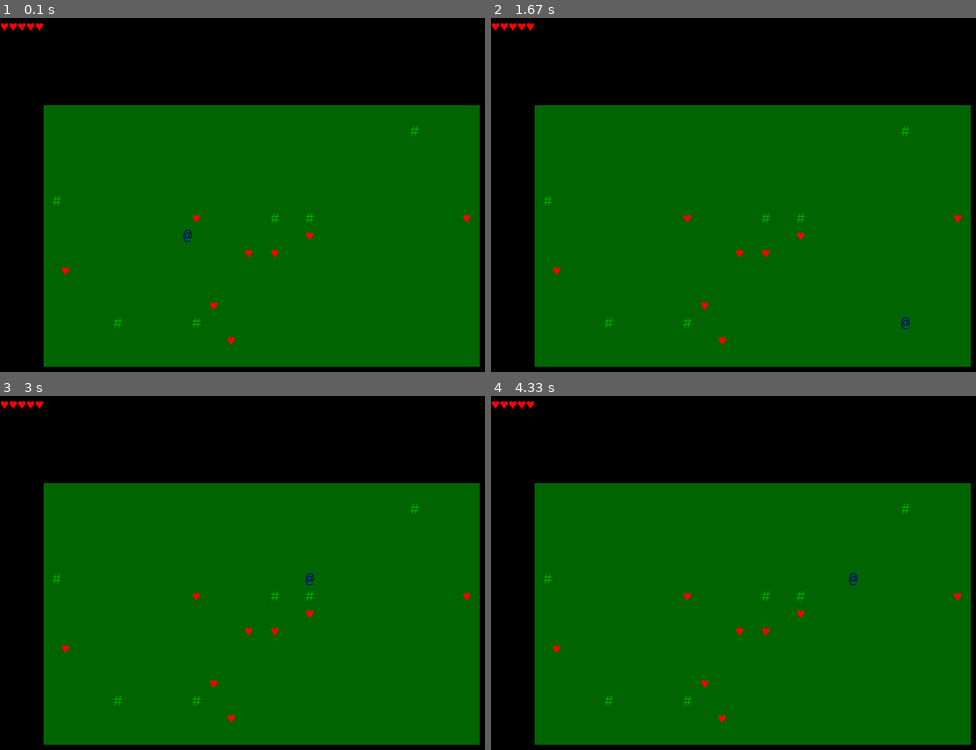
Above: before the commit, frames 1-4 (two rows, left to right).
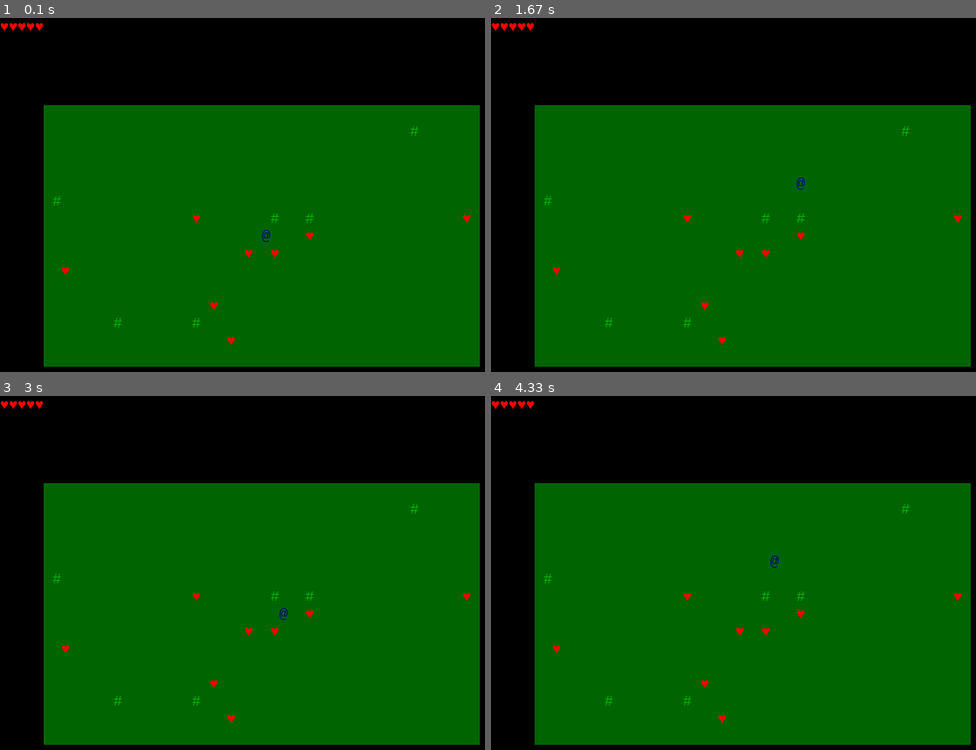
Above: after the commit, the same moments.

Repository: FelipeKenjiSu/FelipeKenjiSu-projeto1_dev_life_Felipe
Game: pygame game, started from codigo/jogo.py
Two runs of this game, one before a commit and one after it. Both use one fixed random seed, a clock stepped at 60 frames per second and the inputs below.
Inputs:
- Up to frame 1 (0.1 s): no input
- Up to frame 2 (1.67 s): hold Right 0.33-0.8 s; hold Up 0.83-1.28 s; hold Right from 1.32 s (still down)
- Up to frame 3 (3 s): release Right at 1.8 s; hold Left 1.83-2.37 s; hold Down 2.4-2.92 s; hold Left from 2.95 s (still down)
- Up to frame 4 (4.33 s): release Left at 3.48 s; hold Up 3.52-4.05 s; hold Right from 4.08 s (still down)

The runs differ from the first frame. In frame 1, less than 0.1% of the frame differs, in the area x 37-56%, y 59-64%; in frame 2, less than 0.1%; in frame 3, less than 0.1%; in frame 4, less than 0.1%.

Commit message:
Implementando a movimentacao do jogador e colocando limites no mapa/barreira.

Diff:
--- a/codigo/tela_jogo.py
+++ b/codigo/tela_jogo.py
@@ -13,6 +13,7 @@
     mapa = estado['mapa']
     inicial_y = altura_tela//2 - len(mapa)//2
     inicial_x = largura_tela//2 - len(mapa[0])//2
+    mapa_cords = []
     # O seu código deve desenhar a tela do jogo aqui a partir dos valores no dicionário "estado"
     for y in range(len(mapa)):
         for x in range(len(mapa[0])):
@@ -20,7 +21,7 @@
     # def gera_posicao_desocupada(posicoes_ocupadas, largura_mapa, altura_mapa):
     objetos = estado['objetos']
     posicoes_ocupadas = []
-    pos_jog = gera_posicao_desocupada(posicoes_ocupadas,len(mapa[0]),len(mapa))
+    pos_jog = estado['pos_jogador']
     motor.desenha_string(janela,pos_jog[0]+inicial_x,pos_jog[1]+inicial_y,JOGADOR,VERDE_ESCURO,AZUL)
     for objeto in objetos:
         tipo = objeto['tipo']
@@ -49,6 +50,14 @@
 
     # Começamos apagando a mensagem anterior, pois ela já foi mostrada no frame anterior
     estado['mensagem'] = ''
+    if tecla == 'ESQUERDA' and estado['pos_jogador'][0]>0 :
+        estado['pos_jogador'][0] -=1
+    if tecla == 'DIREITA' and estado['pos_jogador'][0]<49:
+        estado['pos_jogador'][0] +=1
+    if tecla == 'CIMA' and estado['pos_jogador'][1]>0:
+        estado['pos_jogador'][1] -=1
+    if tecla == 'BAIXO' and estado['pos_jogador'][1]<14:
+        estado['pos_jogador'][1] +=1
 
     # Escreva seu código para atualizar o dicionário "estado" com base na tecla apertada pelo jogador aqui
     # APAGUE ESTA LINHA E ESCREVA SEU CÓDIGO AQUI
